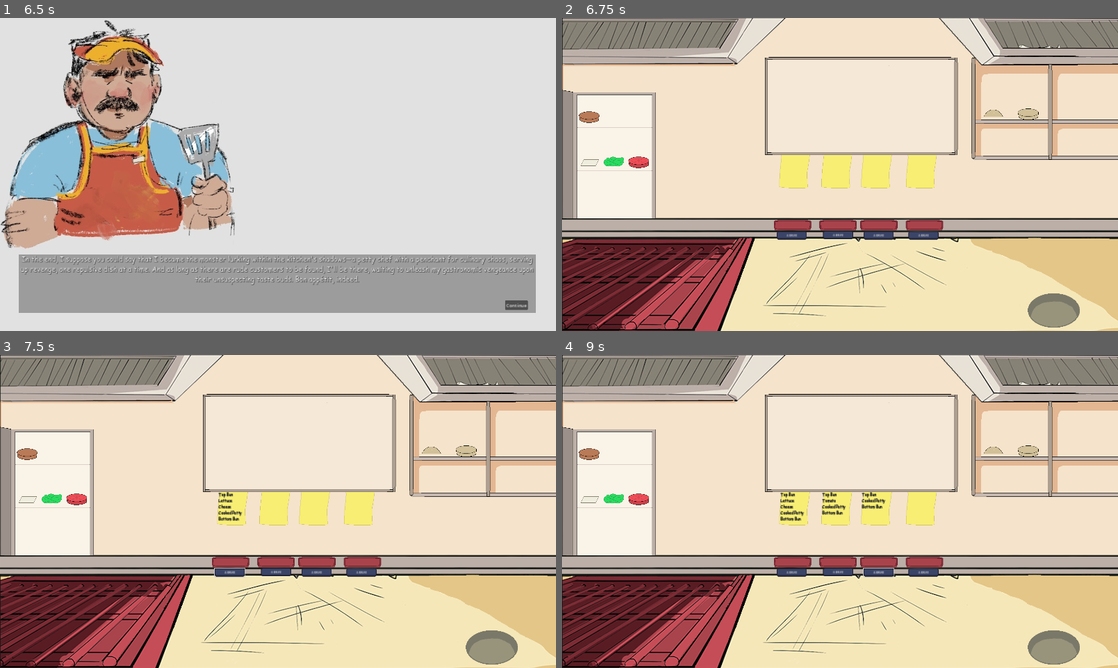
Above: before the commit, frames 1-4 (two rows, left to right).
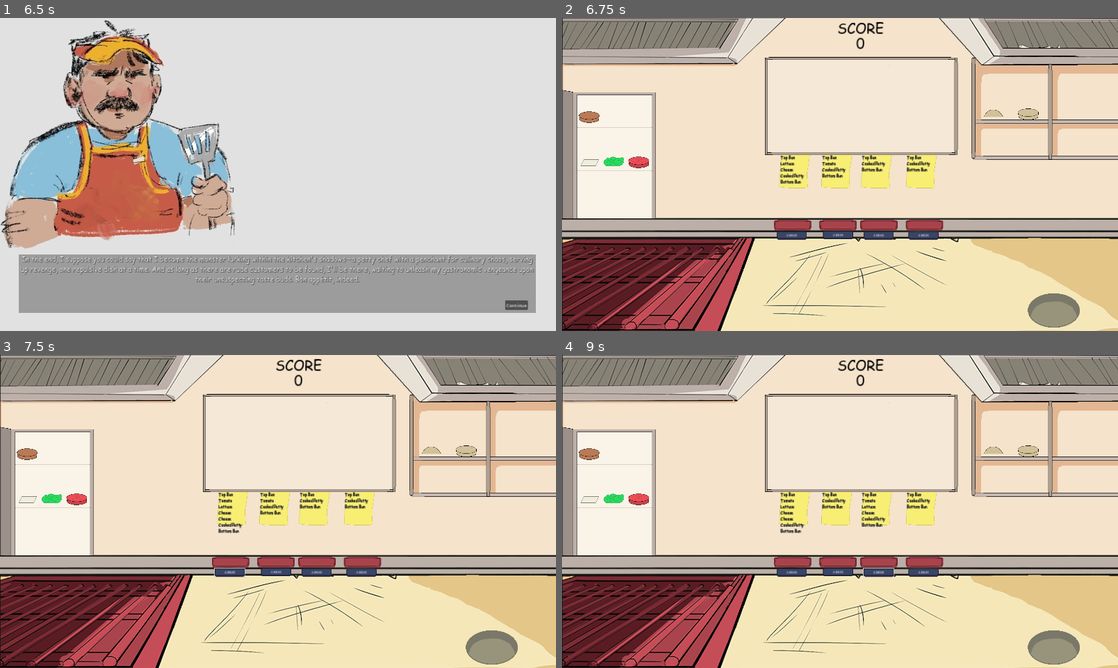
Above: after the commit, the same moments.

Repository: JaymesTMorris/The-Customer-Is-Always-Right
Game: Godot game, scene res://Scenes/main_menu.tscn
Same seed, same stepped clock (60 frames per second), same inputs: the game is played once before the commit and once after it.
Inputs (mouse positions are in pixels of both pictures, inside the frame that each line leads up to):
- Up to frame 1 (6.5 s): click "Play" at 0.5 s; click (144, 174) at 1.25 s; click "Next" at 2 s; click "Next" at 2.75 s; click "Next" at 3.5 s; tap Enter at 4.25, 5.75 s; move the mouse to (400, 158) at 4.27 s; press the mouse at (400, 158) at 4.28 s; tap Space at 5 s; move the mouse to (166, 190) at 5.02 s; release the mouse at (166, 190) at 5.03 s; click (166, 190) at 5.1 s; move the mouse to (333, 105) at 5.77 s; press the mouse at (333, 105) at 5.78 s
- Up to frame 2 (6.75 s): release the mouse at (895, 105) at 6.5 s; click "Continue" at 6.5 s
- Up to frame 3 (7.5 s): click "SERVE" at 7.25 s
- Up to frame 4 (9 s): click "SERVE" at 8 s; click "SERVE" at 8.75 s

Frame 1 is identical in both runs. In frame 2, 0.7% of the frame differs, in the area x 39-67%, y 1-54%; in frame 3, 0.8%; in frame 4, 0.8%, in the area x 39-67%, y 1-58%.

Commit message:
Update burger_order_generator.gd
-Burger orders are automatically filled on start
-Add score system

Diff:
--- a/Scenes/game.tscn
+++ b/Scenes/game.tscn
@@ -186,9 +186,29 @@
 [node name="OrderGenerator" type="Node" parent="."]
 script = ExtResource("11_iswsb")
 
-[connection signal="button_down" from="ServeButton00" to="OrderLabel0" method="_on_serve_button_down" binds= [0]]
+[node name="ScoreLabel" type="RichTextLabel" parent="."]
+offset_left = 747.0
+offset_top = 51.0
+offset_right = 1315.0
+offset_bottom = 129.0
+theme_override_colors/default_color = Color(0, 0, 0, 1)
+theme_override_fonts/normal_font = ExtResource("9_au3vr")
+theme_override_font_sizes/normal_font_size = 48
+bbcode_enabled = true
+text = "[center]0[/center]"
+
+[node name="Label" type="RichTextLabel" parent="."]
+offset_left = 748.0
+offset_top = -1.0
+offset_right = 1316.0
+offset_bottom = 77.0
+theme_override_colors/default_color = Color(0, 0, 0, 1)
+theme_override_fonts/normal_font = ExtResource("9_au3vr")
+theme_override_font_sizes/normal_font_size = 48
+bbcode_enabled = true
+text = "[center]SCORE[/center]"
+
 [connection signal="button_down" from="ServeButton00" to="OrderGenerator" method="_on_serve_button_down" binds= [0]]
 [connection signal="button_down" from="ServeButton01" to="OrderGenerator" method="_on_serve_button_down" binds= [1]]
-[connection signal="button_down" from="ServeButton01" to="OrderGenerator" method="_on_serve_button_01_button_down" binds= [1]]
 [connection signal="button_down" from="ServeButton02" to="OrderGenerator" method="_on_serve_button_down" binds= [2]]
 [connection signal="button_down" from="ServeButton03" to="OrderGenerator" method="_on_serve_button_down" binds= [3]]
--- a/Scripts/burger_order_generator.gd
+++ b/Scripts/burger_order_generator.gd
@@ -1,6 +1,4 @@
 extends Node
-
-var current_burger_order = []
 
 var burger_ingredients: Array = [
 	["Cooked Patty", "beef_patty.tscn"],
@@ -85,11 +83,34 @@
 	elif button_pressed == 3:
 		print_order(burger_order, "OrderLabel3")
 		plate = get_parent().get_node("Plate2")
-	#print("Burger Order: ", get_parent().get_node(("OrderLabel"+str(button_pressed))).text)
-	print("Burger Order: ", current_burger_order)
+	print("Burger Order: ", plate.burger_order)
 	print("Submitted Items: ", get_plate_as_array(plate))
+	grade_order(get_plate_as_array(plate), plate.burger_order)
 	clear_plate(plate)
-	current_burger_order = burger_order
+	plate.burger_order = burger_order
+
+func _ready():
+	var i = 0
+	var burger_order
+	var plate
+	while i <= 3:
+		plate = get_parent().get_node(NodePath("Plate"+str(i)))
+		burger_order = generate_burger_order()
+		plate.burger_order = burger_order
+		print_order(burger_order, NodePath("OrderLabel"+str(i)))
+
+		i+=1
+
+func grade_order(plate_array, burger_order):
+	if plate_array == burger_order:
+		global.score += 10
+	elif global.score - 5 >= 0:
+		global.score -= 5
+	update_score_label()
+
+func update_score_label():
+	var score_label = get_tree().get_root().find_child("ScoreLabel",true,false)
+	score_label.text = "[center]"+str(global.score)+"[/center]"
 
 func get_plate_as_array(plate):
 	var plate_array = []
--- a/Scripts/global.gd
+++ b/Scripts/global.gd
@@ -1,3 +1,4 @@
 extends Node
 
 var is_dragging = false
+var score = 0
--- a/Scripts/item_slot.gd
+++ b/Scripts/item_slot.gd
@@ -1,6 +1,7 @@
 class_name ItemSlot extends StaticBody2D
 
 @export var items_in_slot = []
+var burger_order:Array = []
 
 func _ready():
 	modulate = Color(Color.MEDIUM_PURPLE, 0.45)
